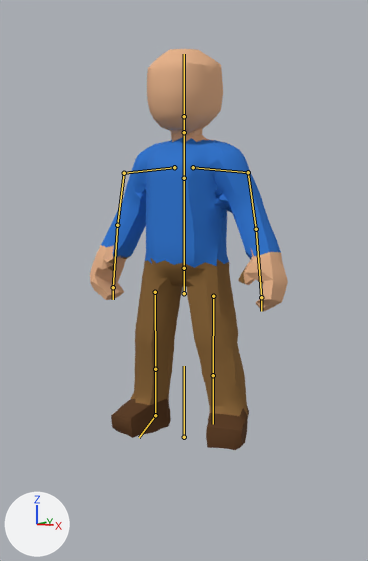
The Blender file models/pipeline/humanoid_animated.blend: old version first, new version second.
One viewpoint serves both versions: the file's camera 'C'. Lighting does not change. The marker at lower left points along +X, +Y and +Z. The picture after the commit comes second. The bones that change, and the others that lie on the model, are drawn over the model as lines.

In view in the first picture: 'Body'.
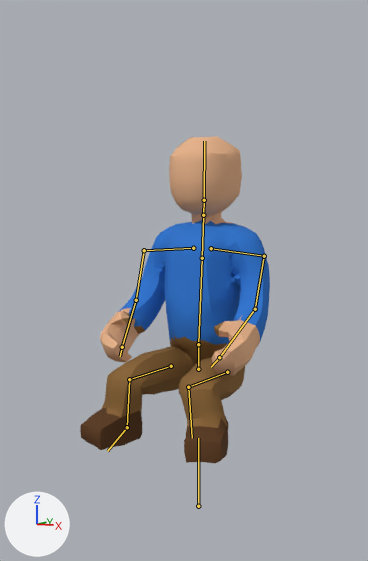
The newer file adds an action. The first version stands in its rest pose; the second is drawn at frame 45 of the action 'Sit'.

The change in detail:
Bone 'Root' (bone_root) moves from (0.0, 0.0, 0.0) to (0.0, -0.317, -0.12).
Bone 'Spine' (bone_spine) turns from (0, 0, 0) to (-4, 0, 0) degrees about its own x, y and z.
Bone 'Chest' (bone_chest) turns from (0, 0, 0) to (-1, 0, 0) degrees about its own x, y and z.
Bone 'Head' (bone_head) turns from (0, 0, 0) to (4, 0, 0) degrees about its own x, y and z.
Bone 'UpperArm.L' (bone_upperarm_l) turns from (0, 0, 0) to (-16, 0, 8) degrees about its own x, y and z.
Bone 'Forearm.L' (bone_forearm_l) turns from (0, 0, 0) to (-30, 0, 6) degrees about its own x, y and z.
Bone 'UpperArm.R' (bone_upperarm_r) turns from (0, 0, 0) to (-16, 0, -8) degrees about its own x, y and z.
Bone 'Forearm.R' (bone_forearm_r) turns from (0, 0, 0) to (-30, 0, -6) degrees about its own x, y and z.
Bone 'Thigh.L' (bone_thigh_l) turns from (0, 0, 0) to (-90, 0, -4) degrees about its own x, y and z.
Bone 'Shin.L' (bone_shin_l) turns from (0, 0, 0) to (90, 0, 0) degrees about its own x, y and z.
Bone 'Thigh.R' (bone_thigh_r) turns from (0, 0, 0) to (-90, 0, 4) degrees about its own x, y and z.
Bone 'Shin.R' (bone_shin_r) turns from (0, 0, 0) to (90, 0, 0) degrees about its own x, y and z.

What differs and where, as boxes [x1, y1, x2, y2] in the pictures (368 x 561 px):
'Body', posed (18% shorter): before [90, 49, 288, 450]; after [80, 136, 270, 464]
bone 'Root', root to tip: before (184, 437) to (184, 366); after (198, 506) to (198, 438)
bone 'Spine', root to tip: before (184, 268) to (184, 178); after (198, 344) to (202, 258)
bone 'Chest', root to tip: before (184, 178) to (184, 132); after (202, 258) to (203, 215)
bone 'Head', root to tip: before (184, 116) to (184, 54); after (204, 200) to (204, 141)
bone 'UpperArm.L', root to tip: before (248, 172) to (256, 229); after (264, 256) to (255, 309)
bone 'Forearm.L', root to tip: before (256, 229) to (261, 297); after (255, 309) to (219, 357)
bone 'UpperArm.R', root to tip: before (124, 173) to (117, 225); after (144, 250) to (136, 300)
bone 'Forearm.R', root to tip: before (117, 225) to (113, 287); after (136, 300) to (122, 347)
bone 'Thigh.L', root to tip: before (213, 296) to (213, 375); after (227, 372) to (188, 387)
bone 'Shin.L', root to tip: before (213, 375) to (213, 424); after (188, 387) to (192, 438)
bone 'Thigh.R', root to tip: before (155, 292) to (155, 369); after (171, 366) to (129, 379)
bone 'Shin.R', root to tip: before (155, 369) to (155, 415); after (129, 379) to (127, 427)
